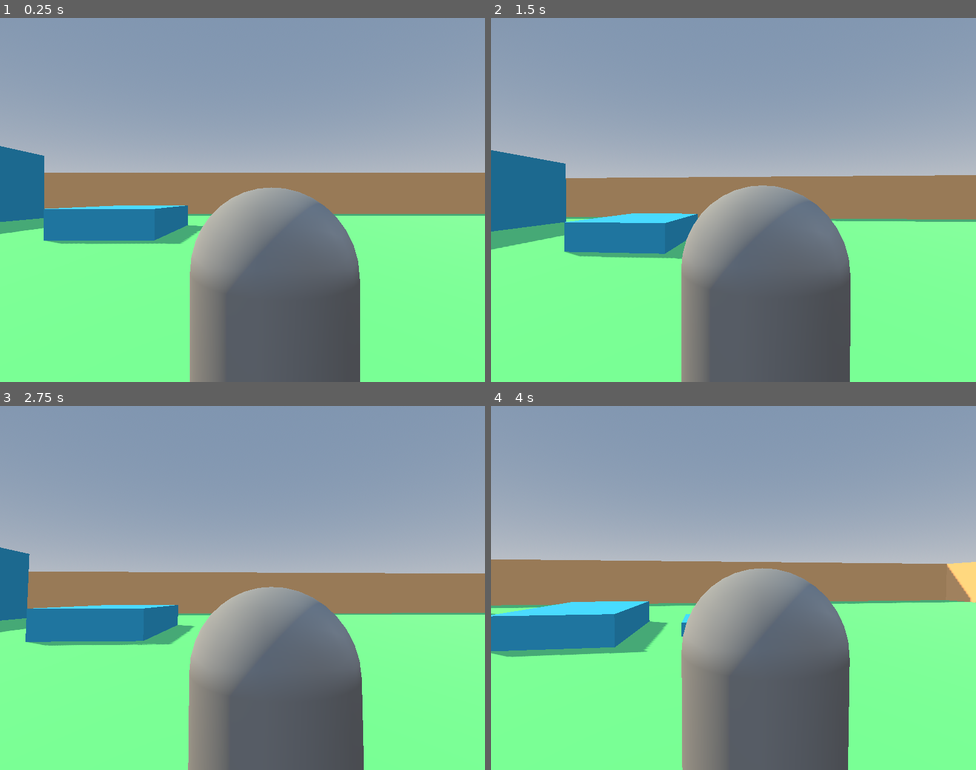
Above: before the commit, frames 1-4 (two rows, left to right).
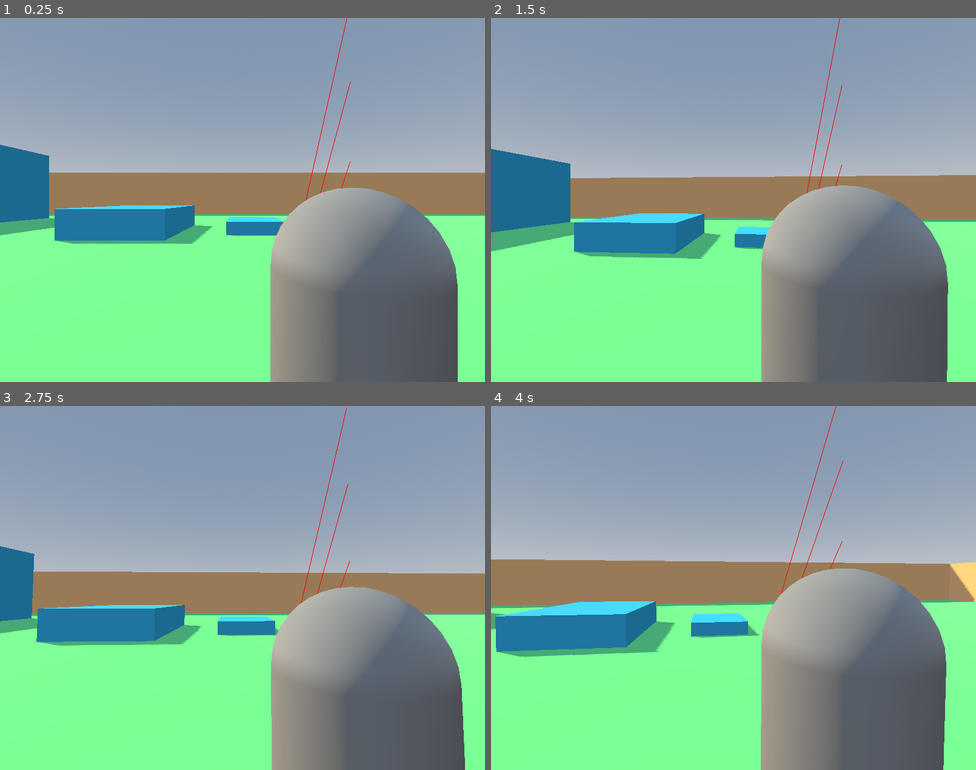
Above: after the commit, the same moments.

Repository: AlmiranteFuchs/project-g
Game: Godot game, scene res://Assets/Resources/Scene/player_test2.tscn
Same seed, same stepped clock (60 frames per second), same inputs: the game is played once before the commit and once after it. This scene is started directly instead of the project's main scene.
Inputs (mouse positions are in pixels of both pictures, inside the frame that each line leads up to):
- Up to frame 1 (0.25 s): no input
- Up to frame 2 (1.5 s): tap Enter at 0.5 s; move the mouse to (757, 200) at 0.52 s; tap Space at 1.25 s; move the mouse to (709, 200) at 1.27 s
- Up to frame 3 (2.75 s): move the mouse to (252, 580) at 2.02 s
- Up to frame 4 (4 s): tap Enter at 2.75 s; move the mouse to (728, 595) at 2.77 s; tap Space at 3.5 s; move the mouse to (767, 591) at 3.52 s

The runs differ from the first frame. In frame 1, 26% of the frame differs, in the area x 0-95%, y 0-100%; in frame 2, 25%; in frame 3, 25%; in frame 4, 28%, in the area x 0-100%, y 0-100%.

Commit message:
fix

Diff:
--- a/Assets/Resources/Scene/player_test2.tscn
+++ b/Assets/Resources/Scene/player_test2.tscn
@@ -56,7 +56,7 @@
 transform = Transform3D(1, 0, 0, 0, 1, 0, 0, 0, 1, 0, 1.66625, 0)
 
 [node name="Camera3D" type="Camera3D" parent="CharacterBody3D/p_head"]
-transform = Transform3D(1, 0, 0, 0, 1, 0, 0, 0, 1, -0.181498, 0.255451, 1.49306)
+transform = Transform3D(1, 0, 0, 0, 1, 0, 0, 0, 1, -0.680372, 0.255451, 1.49306)
 
 [node name="p_chest" type="Node3D" parent="CharacterBody3D"]
 transform = Transform3D(1, 0, 0, 0, 1, 0, 0, 0, 1, 0, 1.3109, 0)
--- a/Assets/Scripts/player_controller_3d.gd
+++ b/Assets/Scripts/player_controller_3d.gd
@@ -104,11 +104,11 @@
 
 				break
 
-var started_climbing = false
+
 func climb_wall():
-	# If not on wall
-	if not is_on_wall():
-		return
+	# If not on wall, unreliable
+	# if not is_on_wall():
+	# 	return
 	var space = get_world_3d().direct_space_state
 
 	# TODO: Save collisions points in a array, reverse it, if collided with the wall, take the first point and compare the z of the next, while it is the same do nothing
